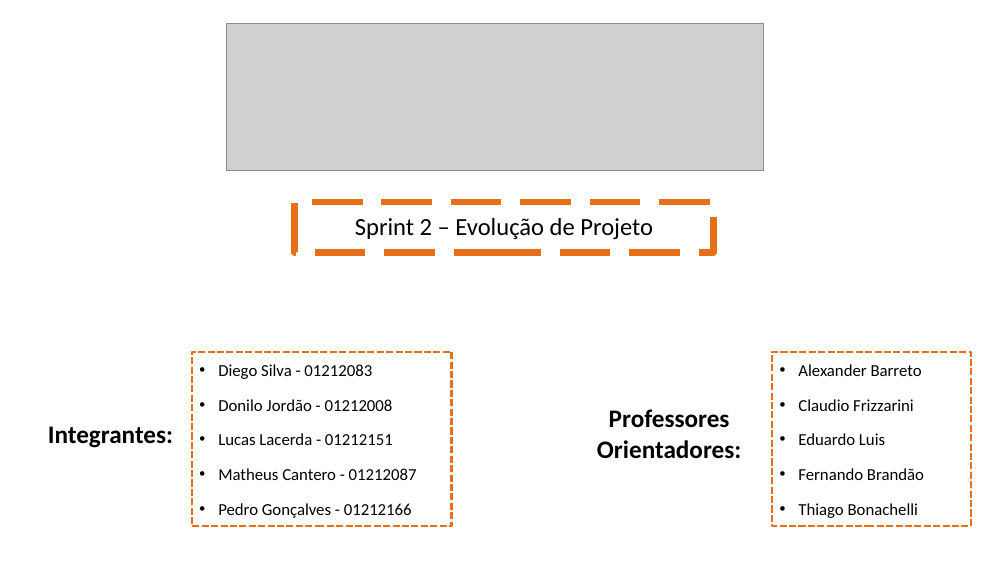
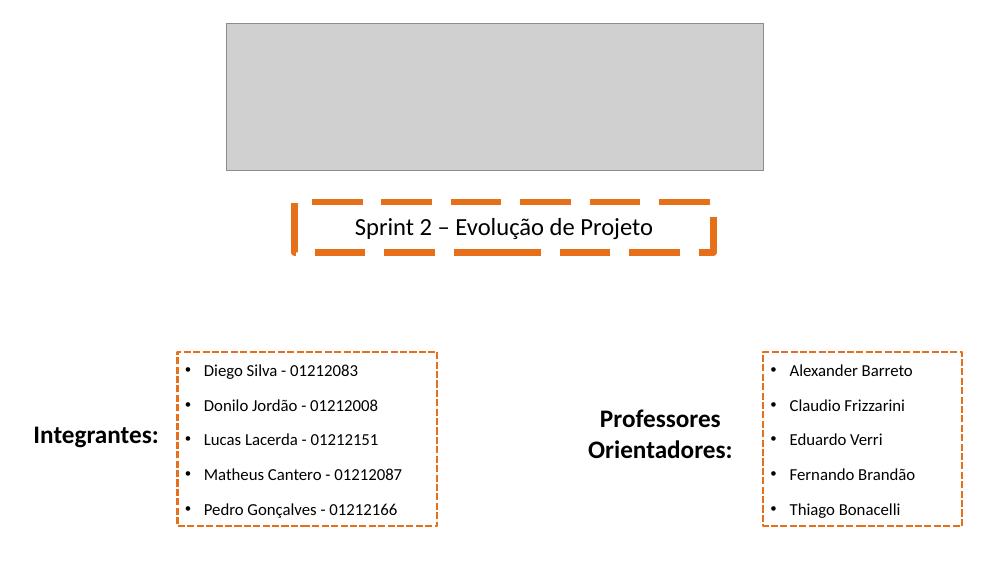
Before and after one commit to diegozn/busfacility, a slide deck: slide 1 of Apresentação/Sprint 2.pptx. Drawn at 1008x567 pixels with LibreOffice and Linux fonts; fonts in the diff are those of the drawing; grey boxes stand for pictures. Boxes give left, top, right and bottom in pixels: in the first picture for what was removed or moved away, otherwise in the second. Text is boxed around its words. In the diff, an @@ line names an element or a change of style, - is before the commit and + after.

```diff
--- a/Apresentação/Sprint 2.pptx
+++ b/Apresentação/Sprint 2.pptx
@@ rectangle "Diego Silva - 01212083": place and size @@
-rectangle "Diego Silva - 01212083" at [192,352,452,526]
+rectangle "Diego Silva - 01212083" at [178,352,438,526]
@@ rectangle "Alexander Barreto": place and size @@
-rectangle "Alexander Barreto" at [772,352,971,526]
+rectangle "Alexander Barreto" at [764,352,963,526]
@@ text "Integrantes:": place and size @@
-text "Integrantes:" at [48,426,173,448]
+text "Integrantes:" at [33,426,158,448]
@@ text "Professores Orientadores:": place and size @@
-text "Professores Orientadores:" at [597,409,741,459]
+text "Professores Orientadores:" at [588,409,732,459]
@@ text in rectangle at [790,433,882,445]: text changed @@
-• Eduardo Luis
+• Eduardo Verri
@@ text in rectangle at [790,503,901,518]: text changed @@
-• Thiago Bonachelli
+• Thiago Bonacelli
```
Also in this commit, not shown: 3 other slides changed.
